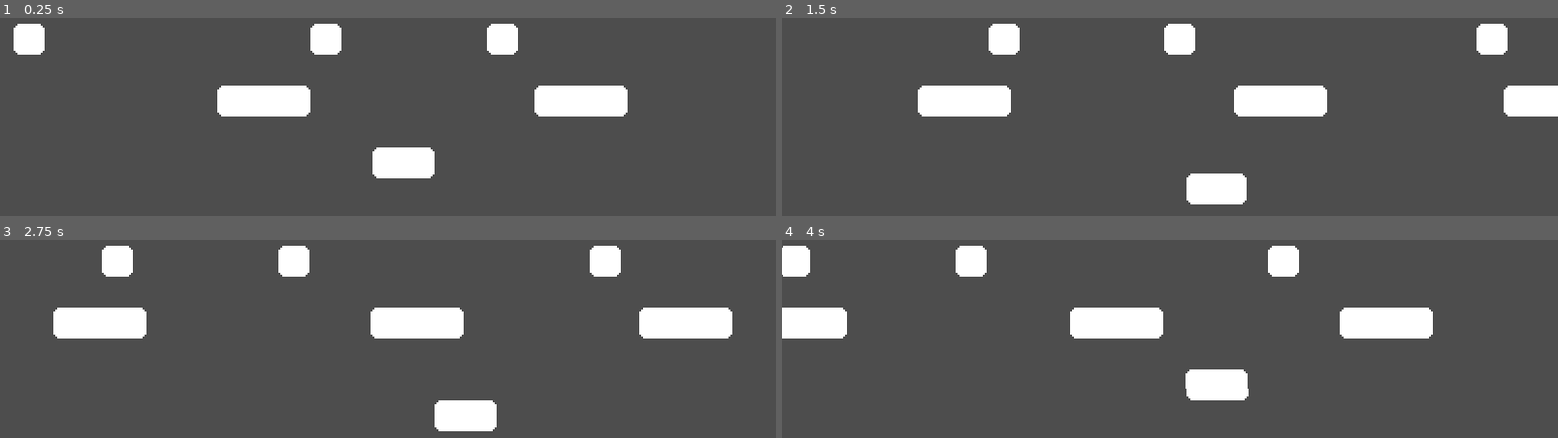
Above: before the commit, frames 1-4 (two rows, left to right).
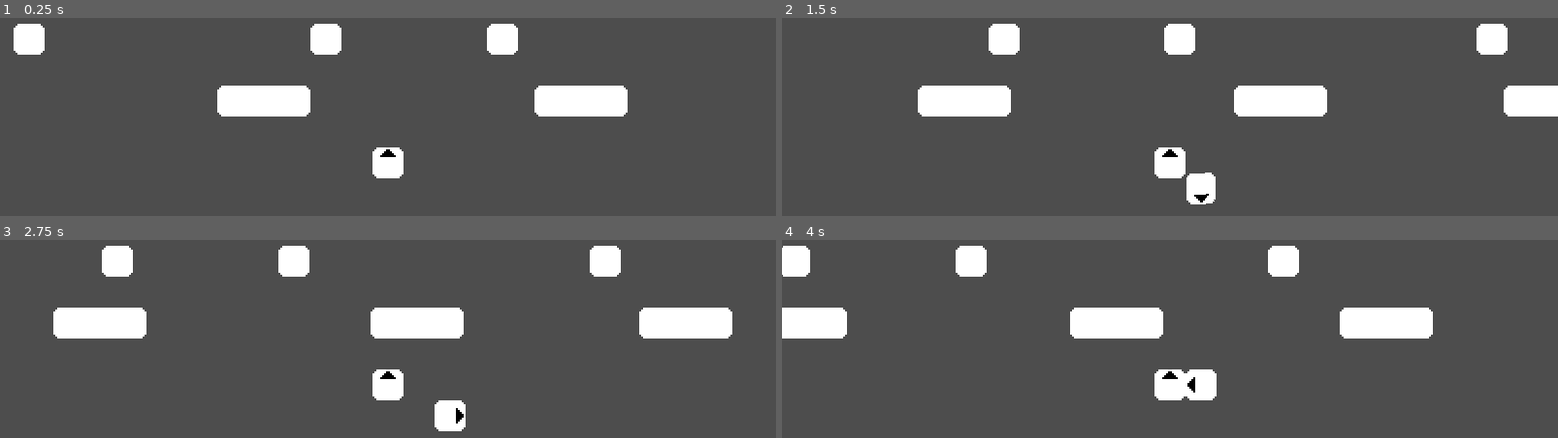
Above: after the commit, the same moments.

Repository: sirius-leaf/courier_bot_protocol
Game: Godot game, scene res://Scene/Level Scene/level.tscn
Same seed, same stepped clock (60 frames per second), same inputs: the game is played once before the commit and once after it.
Inputs:
- Up to frame 1 (0.25 s): no input
- Up to frame 2 (1.5 s): hold Right (ui_right) 0.53-1.28 s; hold Down (ui_down) from 1.28 s (still down)
- Up to frame 3 (2.75 s): release Down (ui_down) at 2.03 s; hold Right (ui_right) from 2.03 s (still down)
- Up to frame 4 (4 s): release Right (ui_right) at 2.78 s; hold Up (ui_up) 2.78-3.53 s; hold Left (ui_left) from 3.53 s (still down)

The runs differ from the first frame. In frame 1, 0.7% of the frame differs, in the area x 49-56%, y 65-81%; in frame 2, 1.3%; in frame 3, 1.3%; in frame 4, 1.3%, in the area x 48-61%, y 65-81%.

Commit message:
added finish system

Diff:
--- a/Scene/Level Scene/level.tscn
+++ b/Scene/Level Scene/level.tscn
@@ -1,32 +1,17 @@
-[gd_scene load_steps=7 format=3 uid="uid://dx8nbddj2vps5"]
+[gd_scene load_steps=9 format=3 uid="uid://dx8nbddj2vps5"]
 
 [ext_resource type="Script" path="res://Script/camera_2d.gd" id="1_34jud"]
-[ext_resource type="PackedScene" uid="uid://b28d3ptygwex5" path="res://Scene/Object Scene/Player/wd_38.tscn" id="2_viq0u"]
+[ext_resource type="PackedScene" uid="uid://cnx505m3w2o5k" path="res://Scene/Object Scene/Player/sd_570.tscn" id="2_it3qa"]
 [ext_resource type="PackedScene" uid="uid://bupdyrkly776e" path="res://Scene/Object Scene/Spawner/moving_object_spawner.tscn" id="3_t40wj"]
 [ext_resource type="PackedScene" uid="uid://ksrfwjtlo3p3" path="res://Scene/Object Scene/moving_platform.tscn" id="4_c00vo"]
+[ext_resource type="Script" path="res://Script/finish.gd" id="5_1bp37"]
 [ext_resource type="Script" path="res://Script/game_ui.gd" id="5_tnsey"]
 [ext_resource type="Texture2D" uid="uid://d2h31lffuo3hm" path="res://Asset/Sprite/move_button.png" id="5_yyhpe"]
 
+[sub_resource type="RectangleShape2D" id="RectangleShape2D_rlvtc"]
+size = Vector2(32, 2)
+
 [node name="Level" type="Node2D"]
-
-[node name="Camera2D" type="Camera2D" parent="."]
-position_smoothing_enabled = true
-position_smoothing_speed = 2.0
-script = ExtResource("1_34jud")
-
-[node name="Players" type="Node2D" parent="."]
-
-[node name="Player1" parent="Players" instance=ExtResource("2_viq0u")]
-
-[node name="MovingObjectSpawner" parent="." instance=ExtResource("3_t40wj")]
-position = Vector2(0, -32)
-carScene = ExtResource("4_c00vo")
-spawnTime = [4.0, 5.0]
-moveSpeed = [30.0, 35.0]
-isWater = true
-
-[node name="MovingObjectSpawner2" parent="." instance=ExtResource("3_t40wj")]
-position = Vector2(0, -64)
 
 [node name="GameUI" type="CanvasLayer" parent="."]
 script = ExtResource("5_tnsey")
@@ -65,3 +50,78 @@
 scale = Vector2(2.5, 2.5)
 texture_normal = ExtResource("5_yyhpe")
 action = "ui_up"
+
+[node name="Camera2D" type="Camera2D" parent="."]
+position_smoothing_enabled = true
+position_smoothing_speed = 2.0
+script = ExtResource("1_34jud")
+
+[node name="Players" type="Node2D" parent="."]
+
+[node name="Player1" parent="Players" instance=ExtResource("2_it3qa")]
+
+[node name="Player2" parent="Players" instance=ExtResource("2_it3qa")]
+process_mode = 4
+
+[node name="Player3" parent="Players" instance=ExtResource("2_it3qa")]
+process_mode = 4
+
+[node name="Player4" parent="Players" instance=ExtResource("2_it3qa")]
+process_mode = 4
+
+[node name="Player5" parent="Players" instance=ExtResource("2_it3qa")]
+process_mode = 4
+
+[node name="Finish" type="Node2D" parent="."]
+position = Vector2(0, -112)
+script = ExtResource("5_1bp37")
+
+[node name="Finish1" type="Area2D" parent="Finish"]
+position = Vector2(-160, 0)
+
+[node name="CollisionShape2D" type="CollisionShape2D" parent="Finish/Finish1"]
+position = Vector2(0, -7)
+shape = SubResource("RectangleShape2D_rlvtc")
+
+[node name="Finish2" type="Area2D" parent="Finish"]
+position = Vector2(-80, 0)
+
+[node name="CollisionShape2D" type="CollisionShape2D" parent="Finish/Finish2"]
+position = Vector2(0, -7)
+shape = SubResource("RectangleShape2D_rlvtc")
+
+[node name="Finish3" type="Area2D" parent="Finish"]
+
+[node name="CollisionShape2D" type="CollisionShape2D" parent="Finish/Finish3"]
+position = Vector2(0, -7)
+shape = SubResource("RectangleShape2D_rlvtc")
+
+[node name="Finish4" type="Area2D" parent="Finish"]
+position = Vector2(80, 0)
+
+[node name="CollisionShape2D" type="CollisionShape2D" parent="Finish/Finish4"]
+position = Vector2(0, -7)
+shape = SubResource("RectangleShape2D_rlvtc")
+
+[node name="Finish5" type="Area2D" parent="Finish"]
+position = Vector2(160, 0)
+
+[node name="CollisionShape2D" type="CollisionShape2D" parent="Finish/Finish5"]
+position = Vector2(0, -7)
+shape = SubResource("RectangleShape2D_rlvtc")
+
+[node name="MovingObjectSpawner" parent="." instance=ExtResource("3_t40wj")]
+position = Vector2(0, -32)
+carScene = ExtResource("4_c00vo")
+spawnTime = [4.0, 5.0]
+moveSpeed = [30.0, 35.0]
+isWater = true
+
+[node name="MovingObjectSpawner2" parent="." instance=ExtResource("3_t40wj")]
+position = Vector2(0, -64)
+
+[connection signal="body_entered" from="Finish/Finish1" to="Finish" method="_on_finish_1_body_entered"]
+[connection signal="body_entered" from="Finish/Finish2" to="Finish" method="_on_finish_2_body_entered"]
+[connection signal="body_entered" from="Finish/Finish3" to="Finish" method="_on_finish_3_body_entered"]
+[connection signal="body_entered" from="Finish/Finish4" to="Finish" method="_on_finish_4_body_entered"]
+[connection signal="body_entered" from="Finish/Finish5" to="Finish" method="_on_finish_5_body_entered"]
--- a/Script/camera_2d.gd
+++ b/Script/camera_2d.gd
@@ -1,9 +1,48 @@
 extends Camera2D
 
-var _currentPlaye := 0
+var _currentPlayer := 0
 var _player: Player
 
 @onready var player_1: Player = $"../Players/Player1"
+@onready var player_2: Player = $"../Players/Player2"
+@onready var player_3: Player = $"../Players/Player3"
+@onready var player_4: Player = $"../Players/Player4"
+@onready var player_5: Player = $"../Players/Player5"
+@onready var finish: Finish = $"../Finish"
+
+func _ready() -> void:
+	finish.playerEntered.connect(_on_finish_player_entered.bind())
+
 
 func _process(delta: float) -> void:
-	global_position.y = player_1.global_position.y if player_1.global_position.y <= 0.0 else 0.0
+	match _currentPlayer:
+		0:
+			global_position.y = player_1.global_position.y if player_1.global_position.y <= 0.0 else 0.0
+		1:
+			global_position.y = player_2.global_position.y if player_2.global_position.y <= 0.0 else 0.0
+		2:
+			global_position.y = player_3.global_position.y if player_3.global_position.y <= 0.0 else 0.0
+		3:
+			global_position.y = player_4.global_position.y if player_4.global_position.y <= 0.0 else 0.0
+		4:
+			global_position.y = player_5.global_position.y if player_5.global_position.y <= 0.0 else 0.0
+
+
+func _on_finish_player_entered():
+	_currentPlayer += 1
+
+	match _currentPlayer:
+		1:
+			player_1.process_mode = Node.PROCESS_MODE_DISABLED
+			player_2.process_mode = Node.PROCESS_MODE_INHERIT
+		2:
+			player_2.process_mode = Node.PROCESS_MODE_DISABLED
+			player_3.process_mode = Node.PROCESS_MODE_INHERIT
+		3:
+			player_3.process_mode = Node.PROCESS_MODE_DISABLED
+			player_4.process_mode = Node.PROCESS_MODE_INHERIT
+		4:
+			player_4.process_mode = Node.PROCESS_MODE_DISABLED
+			player_5.process_mode = Node.PROCESS_MODE_INHERIT
+		5:
+			player_5.process_mode = Node.PROCESS_MODE_DISABLED
--- /dev/null
+++ b/Script/finish.gd
@@ -0,0 +1,39 @@
+extends Node2D
+class_name Finish
+
+signal playerEntered
+
+@onready var finish_1: Area2D = $Finish1
+@onready var finish_2: Area2D = $Finish2
+@onready var finish_3: Area2D = $Finish3
+@onready var finish_4: Area2D = $Finish4
+@onready var finish_5: Area2D = $Finish5
+
+func _on_finish_1_body_entered(body: Node2D) -> void:
+	if body.is_in_group("Player"):
+		playerEntered.emit()
+		finish_1.set_process_mode.call_deferred(Node.PROCESS_MODE_DISABLED)
+
+
+func _on_finish_2_body_entered(body: Node2D) -> void:
+	if body.is_in_group("Player"):
+		playerEntered.emit()
+		finish_2.set_process_mode.call_deferred(Node.PROCESS_MODE_DISABLED)
+
+
+func _on_finish_3_body_entered(body: Node2D) -> void:
+	if body.is_in_group("Player"):
+		playerEntered.emit()
+		finish_3.set_process_mode.call_deferred(Node.PROCESS_MODE_DISABLED)
+
+
+func _on_finish_4_body_entered(body: Node2D) -> void:
+	if body.is_in_group("Player"):
+		playerEntered.emit()
+		finish_4.set_process_mode.call_deferred(Node.PROCESS_MODE_DISABLED)
+
+
+func _on_finish_5_body_entered(body: Node2D) -> void:
+	if body.is_in_group("Player"):
+		playerEntered.emit()
+		finish_5.set_process_mode.call_deferred(Node.PROCESS_MODE_DISABLED)
